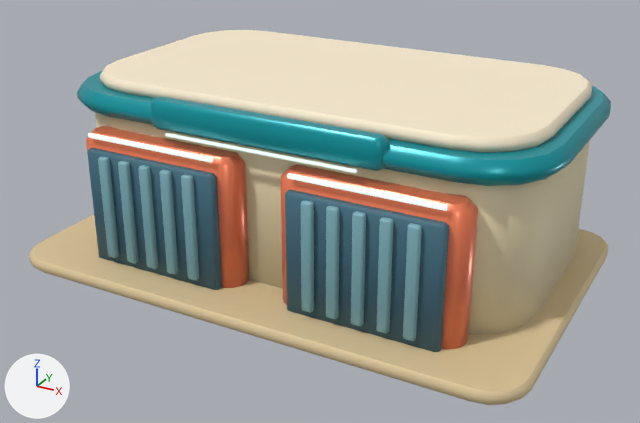
What one commit did to the glTF model assets/models/regions/ocean_wash.glb.
Rendered twice from a 50 mm camera at (7.25, -13.58, 7.51) aimed at (0.15, -0.69, 1.06). Every picture has the same lights, and +X, +Y and +Z are marked at lower left. The older version comes first. Vertices at exactly the same position are counted once.

Names of what the first picture shows: 'Wash'.
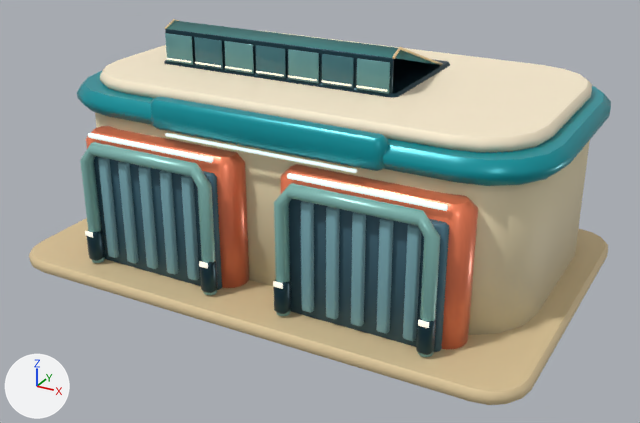
Location of each change, [x1, y1, x2, y2] in pixels of the pictures (640 x 423 px):
'Wash', reshaped
    before: [29, 30, 611, 405]
    after: [29, 19, 611, 405]
part 1 of me_wash, added
    after: [166, 58, 191, 63]
part 2 of me_wash, added
    after: [195, 62, 221, 67]
part 3 of me_wash, added
    after: [225, 66, 252, 72]
part 4 of me_wash, added
    after: [256, 71, 284, 76]
part 5 of me_wash, added
    after: [288, 75, 317, 81]
part 6 of me_wash, added
    after: [321, 80, 352, 86]
part 7 of me_wash, added
    after: [356, 85, 387, 92]
part 8 of me_wash, added (cyan)
    after: [80, 19, 450, 357]
part 9 of me_wash, recoloured
    both: [88, 139, 442, 352]

What changed in the scene script:
```text
Add mat_metal:
    mat_metal = bpy.data.materials.new('Metal')
    mat_metal.use_nodes = True; mat_metal.node_tree.nodes.clear()
    _N = mat_metal.node_tree.nodes; _L = mat_metal.node_tree.links
    n0 = _N.new('ShaderNodeBsdfPrincipled'); n0.name = 'Principled BSDF'
    n0.inputs[1].default_value = 0.63  # 'Metallic'
    n0.inputs[2].default_value = 0.34  # 'Roughness'
    n1 = _N.new('ShaderNodeOutputMaterial'); n1.name = 'Material Output'
    n2 = _N.new('ShaderNodeVertexColor'); n2.name = 'Color Attribute'
    _L.new(n0.outputs[0], n1.inputs[0])  # 'BSDF' to 'Surface'
    _L.new(n2.outputs[0], n0.inputs[0])  # 'Color' to 'Base Color'
Add mat_tint:
    mat_tint = bpy.data.materials.new('Tint')
    mat_tint.use_nodes = True; mat_tint.node_tree.nodes.clear()
    _N = mat_tint.node_tree.nodes; _L = mat_tint.node_tree.links
    n0 = _N.new('ShaderNodeBsdfPrincipled'); n0.name = 'Principled BSDF'
    n0.inputs[1].default_value = 0.11  # 'Metallic'
    n0.inputs[2].default_value = 0.22  # 'Roughness'
    n1 = _N.new('ShaderNodeOutputMaterial'); n1.name = 'Material Output'
    n2 = _N.new('ShaderNodeVertexColor'); n2.name = 'Color Attribute'
    _L.new(n0.outputs[0], n1.inputs[0])  # 'BSDF' to 'Surface'
    _L.new(n2.outputs[0], n0.inputs[0])  # 'Color' to 'Base Color'
Change me_wash:
    remove me_wash.from_pydata(...)  # 1656 vertices, 3224 faces; spans x -4.77..4.77, y -3.45..2.92, z 0.0..3.37
    add me_wash.from_pydata(...)  # 3564 vertices, 6922 faces; spans x -4.77..4.77, y -3.45..2.92, z 0.0..4.14
    me_wash part 1: the loose piece of 72 vertices spanning x -3.3..-0.7, y -2.74..-2.66, z 2.51..2.59 is copied, and the copy is scaled about its middle by (0.218, 0.287, 0.428), then moved by (-0.83, 2.02, 0.93); it spans x -3.11..-2.54, y -0.69..-0.67, z 3.46..3.5
    me_wash part 2: the loose piece of 72 vertices spanning x -3.3..-0.7, y -2.74..-2.66, z 2.51..2.59 is copied, and the copy is scaled about its middle by (0.218, 0.287, 0.428), then moved by (-0.17, 2.02, 0.93); it spans x -2.45..-1.88, y -0.69..-0.67, z 3.46..3.5
    me_wash part 3: the loose piece of 72 vertices spanning x -3.3..-0.7, y -2.74..-2.66, z 2.51..2.59 is copied, and the copy is scaled about its middle by (0.218, 0.287, 0.428), then moved by (0.49, 2.02, 0.93); it spans x -1.79..-1.22, y -0.69..-0.67, z 3.46..3.5
    me_wash part 4: the loose piece of 72 vertices spanning x -1.77..1.77, y -2.54..-2.46, z 2.73..2.77 is copied, and the copy is scaled about its middle by (0.159, 0.309, 0.752), then moved by (-0.85, 1.82, 0.73); it spans x -1.13..-0.57, y -0.69..-0.67, z 3.46..3.5
    me_wash part 5: the loose piece of 72 vertices spanning x -1.77..1.77, y -2.54..-2.46, z 2.73..2.77 is copied, and the copy is scaled about its middle by (0.159, 0.309, 0.752), then moved by (-0.19, 1.82, 0.73); it spans x -0.48..0.09, y -0.69..-0.67, z 3.46..3.5
    me_wash part 6: the loose piece of 72 vertices spanning x -1.77..1.77, y -2.54..-2.46, z 2.73..2.77 is copied, and the copy is scaled about its middle by (0.159, 0.309, 0.752), then moved by (0.47, 1.82, 0.73); it spans x 0.18..0.75, y -0.69..-0.67, z 3.46..3.5
    me_wash part 7: the loose piece of 72 vertices spanning x -1.77..1.77, y -2.54..-2.46, z 2.73..2.77 is copied, and the copy is scaled about its middle by (0.159, 0.309, 0.752), then moved by (1.13, 1.82, 0.73); it spans x 0.84..1.41, y -0.69..-0.67, z 3.46..3.5
    me_wash part 8: 1404 vertices added at x -3.31..3.31, y -3.09..1.89, z 0.26..4.14
    me_wash part 9: 991 kept faces spanning x -3.41..3.3, y -2.9..-2.29, z 0.17..3.21 get new vertex colours; the middle colour goes from cyan #7babb6 to cyan #6d98a1
    add me_wash.materials.append(mat_metal)
    add me_wash.materials.append(mat_tint)
```
